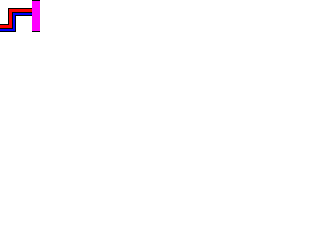
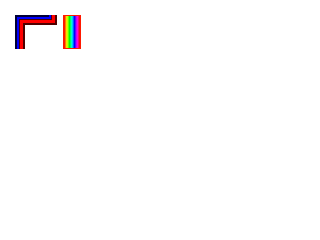
Comparing the layer stacks of the two 320×240 images. Changes:
moved "Pasted Layer #2" above "Pasted Layer copy #1", painted on it over [32, 0, 80, 48]
painted on "Pasted Layer copy #1" over [0, 16, 32, 32]
added layer "Pasted Layer copy #3" above "Pasted Layer copy #2" over [16, 32, 24, 48]
painted on "Pasted Layer copy #2" over [16, 8, 48, 24]
painted on "Pasted Layer" over [8, 8, 56, 24]
added layer "Pasted Layer #1" above "Background" over [15, 15, 57, 49]
painted on "Background" over [63, 15, 81, 49]
